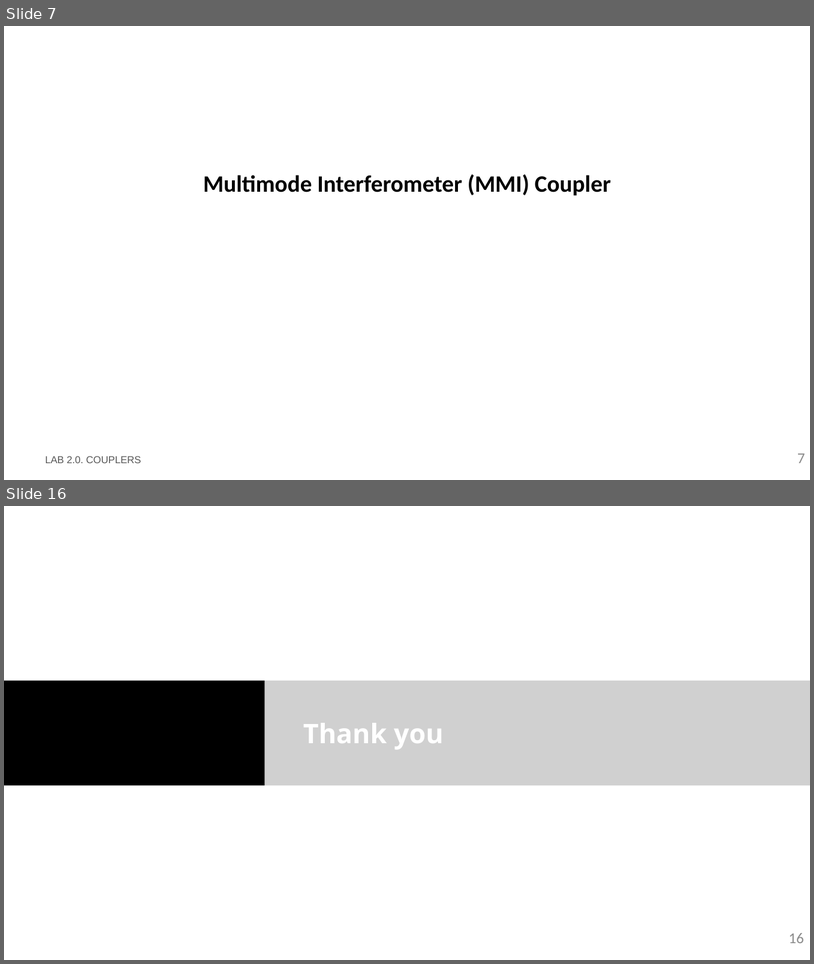
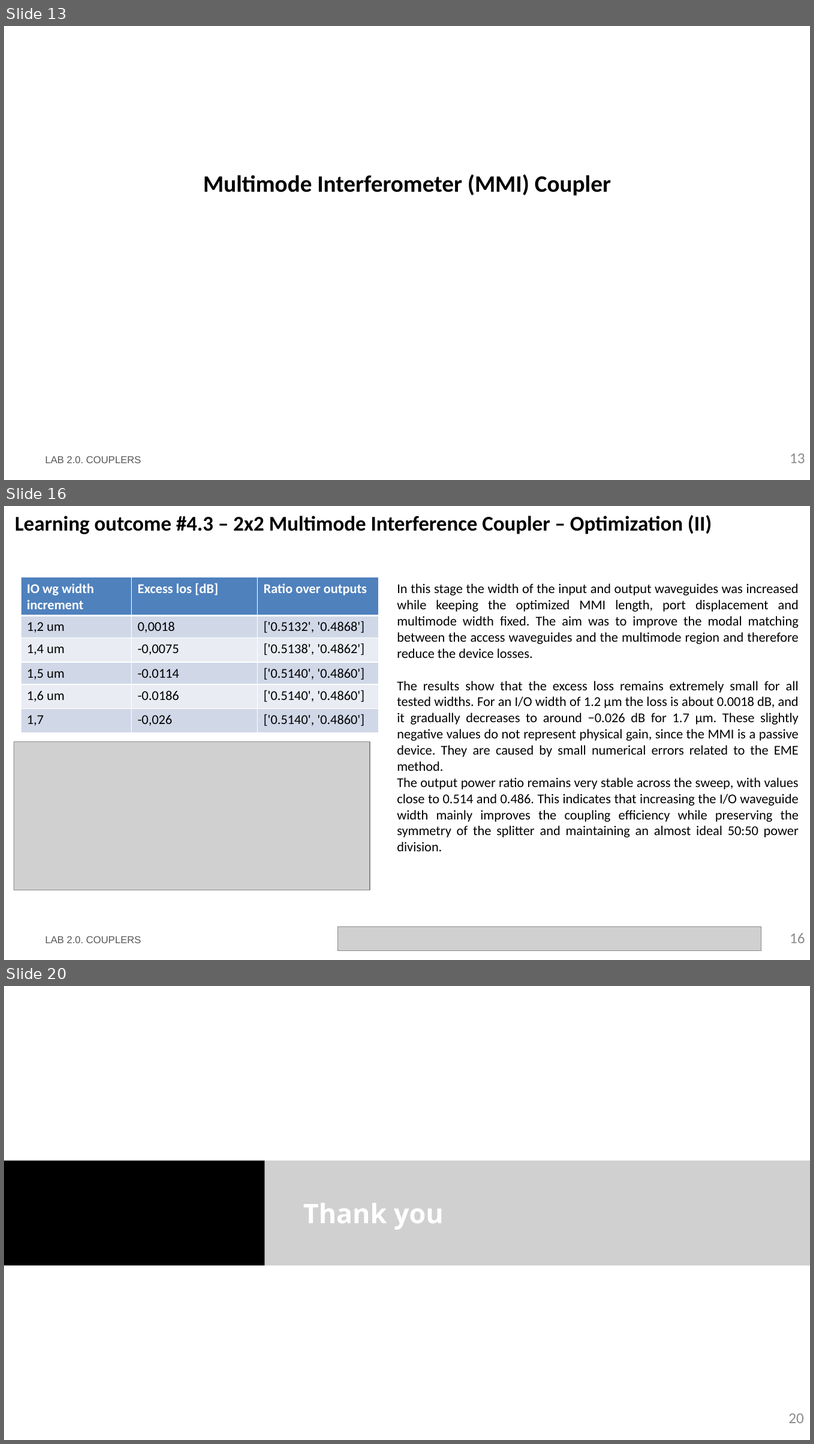
Before and after one commit to mromgar1/pic-upv-lab2, a slide deck: LabBook_20.pptx. Shown one above the other, each under a label of ours: slides 7 and 16 before the commit, slides 13, 16 and 20 after it; the slides between them are not shown. The pictures are 814x964 and 814x1444 pixels, drawn with LibreOffice and Linux fonts; fonts in the diff are those of the drawing; grey boxes stand for pictures; background and template pictures are left out. Boxes give left, top, right and bottom in pixels: in the first picture for what was removed or moved away, otherwise in the second. Text is boxed around its words. In the diff, an @@ line names an element or a change of style, - is before the commit and + after.

```diff
--- a/LabBook_20.pptx
+++ b/LabBook_20.pptx
@@ slide 16 added at (4,506,810,960), background #FFFFFF @@
@@ title added at (15,515,712,534), 25 pt, text #000000, bold @@
+Learning outcome #4.3 – 2x2 Multimode Interference Coupler – Optimization (II)
@@ table added at (21,577,378,733), 6 rows, 3 columns @@
+IO wg width increment | Excess los [dB] | Ratio over outputs
+1,2 um | 0,0018 | ['0.5132', '0.4868']
+1,4 um | -0,0075 | ['0.5138', '0.4862']
+1,5 um | -0.0114 | ['0.5140', '0.4860']
+1,6 um | -0.0186 | ['0.5140', '0.4860']
+1,7 | -0,026 | ['0.5140', '0.4860']
@@ text added at (397,583,799,851), 16 pt, text #000000 @@
+In this stage the width of the input and output waveguides was increased while keeping the optimized MMI length, port displacement and multimode width fixed. The aim was to improve the modal matching between the access waveguides and the multimode region and therefore reduce the device losses.
+The results show that the excess loss remains extremely small for all tested widths. For an I/O width of 1.2 µm the loss is about 0.0018 dB, and it gradually decreases to around −0.026 dB for 1.7 µm. These slightly negative values do not represent physical gain, since the MMI is a passive device. They are caused by small numerical errors related to the EME method.
+The output power ratio remains very stable across the sweep, with values close to 0.514 and 0.486. This indicates that increasing the I/O waveguide width mainly improves the coupling efficiency while preserving the symmetry of the splitter and maintaining an almost ideal 50:50 power division.
@@ picture added at (14,742,371,890) @@
@@ text added at (45,936,141,943), 12 pt, text #585858 @@
+LAB 2.0. COUPLERS
@@ picture added at (338,927,762,951) @@
@@ page number added at (790,933,806,943), 18 pt, text #8C8C8C @@
+16
@@ what was slide 7 is now slide 13 @@
@@ page number at (790,453,806,463): text changed @@
-7
+13
@@ what was slide 16 is now slide 20 @@
@@ page number at (789,1413,804,1423): text changed @@
-16
+20
```
Also in this commit, not shown: 4 slides changed, 11 other slides added, 8 slides removed, 1 other file.
